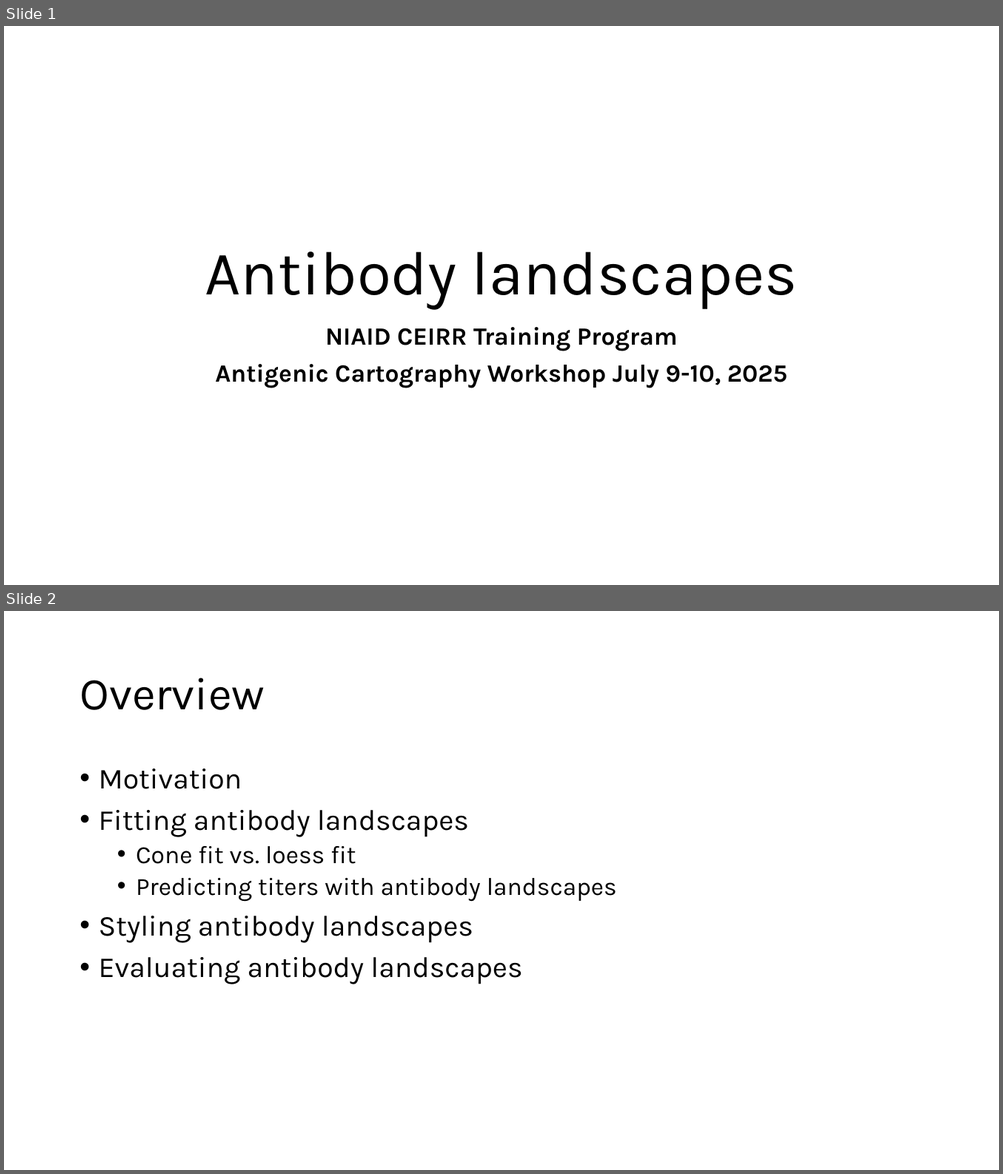
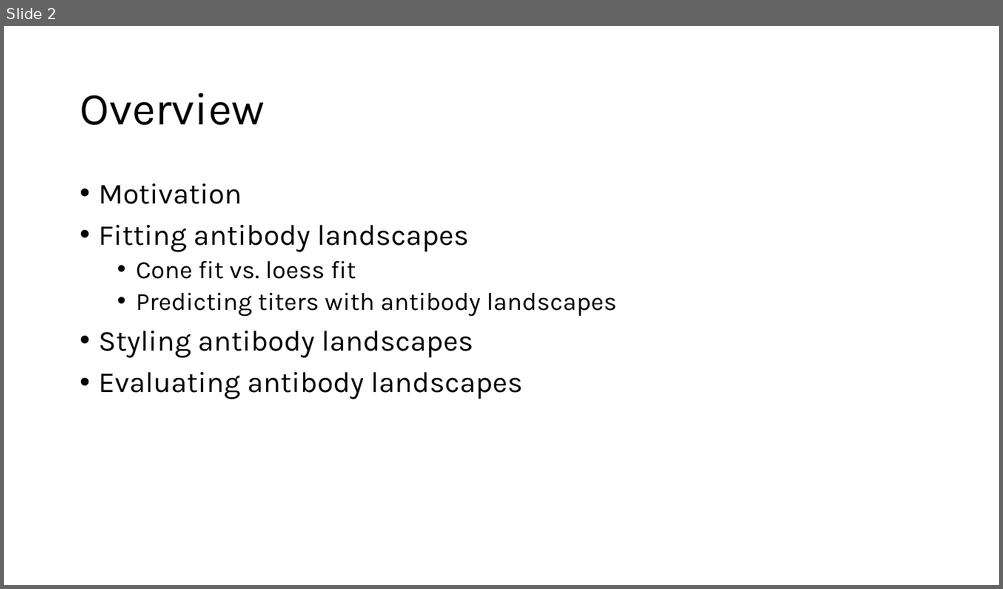
Before and after one commit to acorg/ESFLU_antigenic_cartography_training_school_2025, a slide deck: slides/03_antibody_landscapes.pptx. Shown one above the other, each under a label of ours: slides 1 and 2 before the commit, slide 2 after it. The pictures are 1003x1174 and 1003x589 pixels, drawn with LibreOffice and Linux fonts; fonts in the diff are those of the drawing. Boxes give left, top, right and bottom in pixels: in the first picture for what was removed or moved away, otherwise in the second. Text is boxed around its words. In the diff, an @@ line names an element or a change of style, - is before the commit and + after.

```diff
--- a/slides/03_antibody_landscapes.pptx
+++ b/slides/03_antibody_landscapes.pptx
@@ slide 1 removed at [4,26,999,585], background #FFFFFF @@
@@ title removed at [205,252,797,309] @@
-Antibody landscapes
@@ subtitle removed at [215,327,787,389] @@
-NIAID CEIRR Training Program
-Antigenic Cartography Workshop July 9-10, 2025
```
Also in this commit, not shown: 1 slide added, 2 other files.
